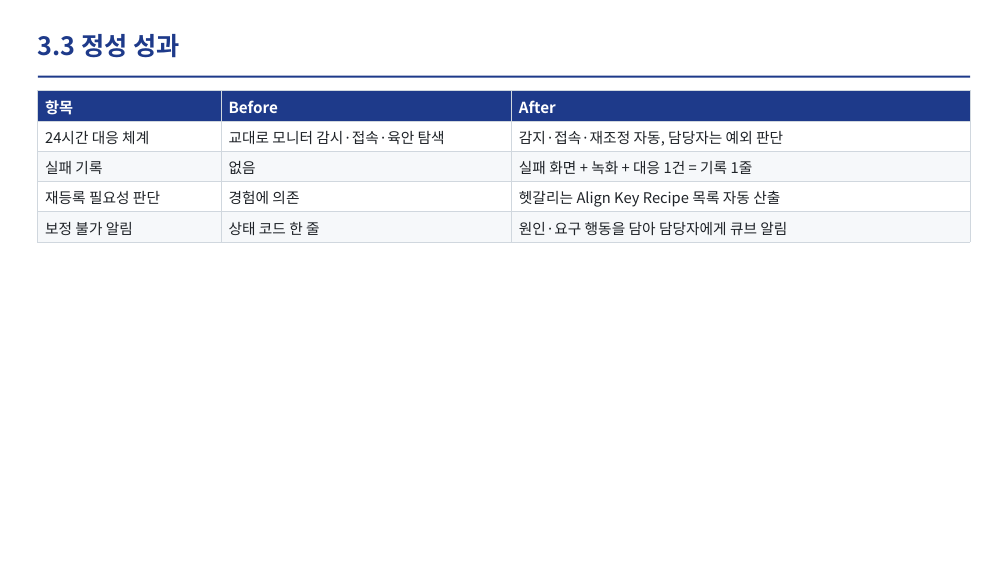
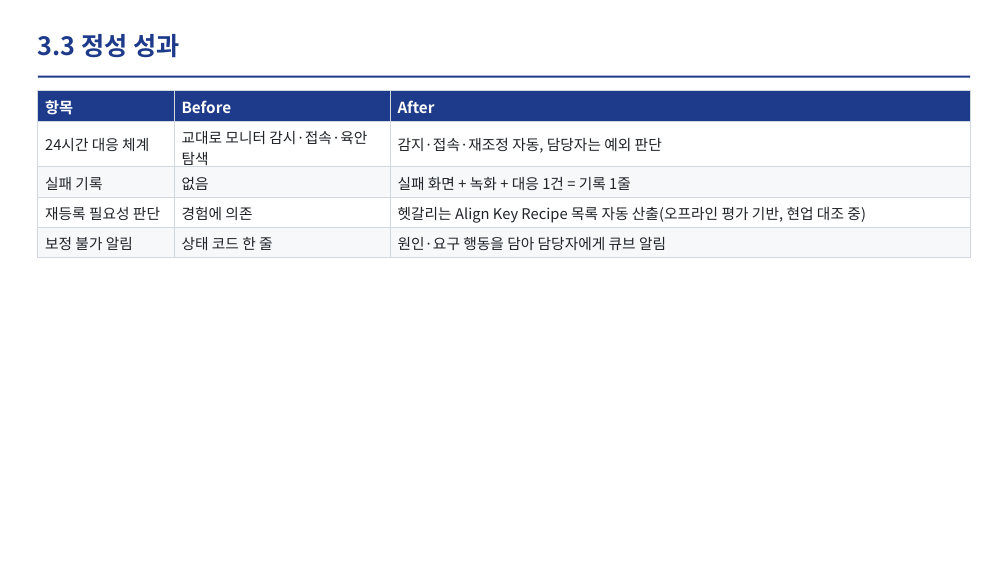
Before and after one commit to DarrenKoi/auto_recipe_creator, a slide deck: slide 9 of docs/project_progress/img/07/07_slides.pptx. Drawn at 1008x567 pixels with LibreOffice and Linux fonts; fonts in the diff are those of the drawing. Boxes give left, top, right and bottom in pixels: in the first picture for what was removed or moved away, otherwise in the second. Text is boxed around its words. In the diff, an @@ line names an element or a change of style, - is before the commit and + after.

```diff
--- a/docs/project_progress/img/07/07_slides.pptx
+++ b/docs/project_progress/img/07/07_slides.pptx
@@ table at box(38, 91, 970, 254) @@
-row 4, column 3: 헷갈리는 Align Key Recipe 목록 자동 산출
+row 4, column 3: 헷갈리는 Align Key Recipe 목록 자동 산출(오프라인 평가 기반, 현업 대조 중)
```
Also in this commit, not shown: 1 other slide changed, 2 other files.
